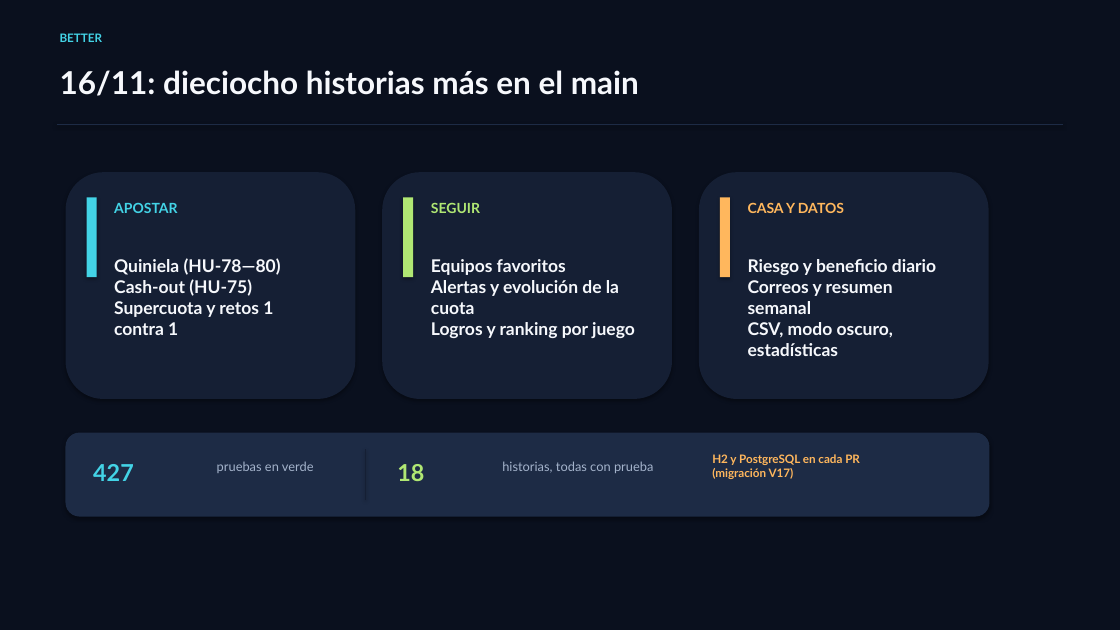
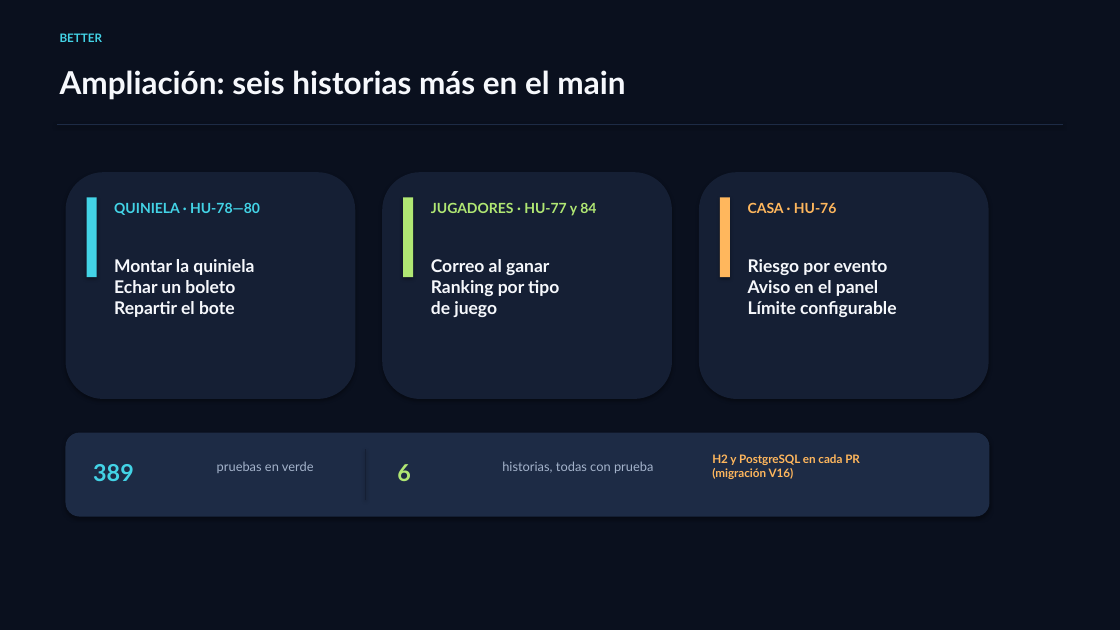
Before and after one commit to riverri/IS1, a slide deck: slide 5 of docs/presentaciones/presentacion4.pptx. Drawn at 1120x630 pixels with LibreOffice and Linux fonts; fonts in the diff are those of the drawing. Boxes give left, top, right and bottom in pixels: in the first picture for what was removed or moved away, otherwise in the second. Text is boxed around its words. In the diff, an @@ line names an element or a change of style, - is before the commit and + after.

```diff
--- a/docs/presentaciones/presentacion4.pptx
+++ b/docs/presentaciones/presentacion4.pptx
@@ text at box(60, 70, 625, 100): text changed @@
-16/11: dieciocho historias más en el main
+Ampliación: seis historias más en el main
@@ text at box(114, 203, 260, 215): text changed @@
-APOSTAR
+QUINIELA · HU-78—80
@@ text at box(431, 203, 596, 216): text changed @@
-SEGUIR
+JUGADORES · HU-77 y 84
@@ text at box(748, 202, 837, 213): text changed @@
-CASA Y DATOS
+CASA · HU-76
@@ text at box(114, 259, 254, 317): text changed @@
-Quiniela (HU-78—80)
-Cash-out (HU-75)
-Supercuota y retos 1 contra 1
+Montar la quiniela
+Echar un boleto
+Repartir el bote
@@ text at box(431, 259, 559, 317): text changed @@
-Equipos favoritos
-Alertas y evolución de la cuota
-Logros y ranking por juego
+Correo al ganar
+Ranking por tipo
+de juego
@@ text at box(748, 259, 896, 317): text changed @@
-Riesgo y beneficio diario
-Correos y resumen semanal
-CSV, modo oscuro, estadísticas
+Riesgo por evento
+Aviso en el panel
+Límite configurable
@@ text at box(93, 464, 134, 481): text changed @@
-427
+389
@@ text at box(397, 464, 411, 481): text changed @@
-18
+6
@@ text at box(712, 454, 860, 479): text changed @@
-H2 y PostgreSQL en cada PR
-(migración V17)
+H2 y PostgreSQL en cada PR
+(migración V16)
```
Also in this commit, not shown: 3 other slides changed, 3 other files.
